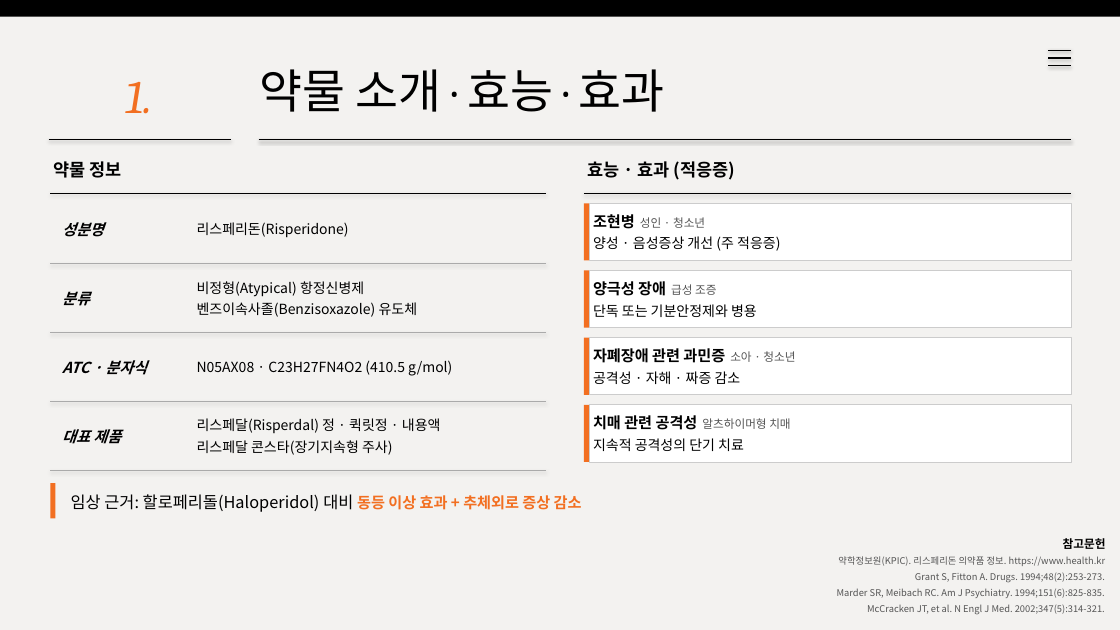
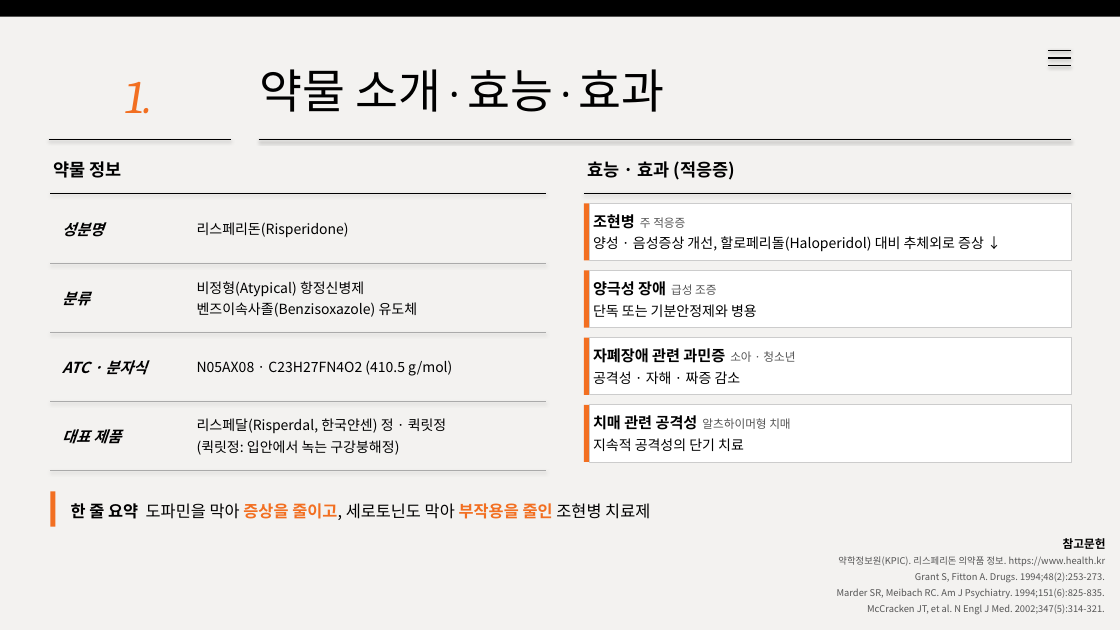
Before and after one commit to wlwl991123-prog/webtoon-app, a slide deck: slide 3 of risperidone.pptx. Drawn at 1120x630 pixels with LibreOffice and Linux fonts; fonts in the diff are those of the drawing. Boxes give left, top, right and bottom in pixels: in the first picture for what was removed or moved away, otherwise in the second. Text is boxed around its words. In the diff, an @@ line names an element or a change of style, - is before the commit and + after.

```diff
--- a/risperidone.pptx
+++ b/risperidone.pptx
@@ text in rectangle at <box>593,214,984,252</box>: text changed @@
-조현병 성인 · 청소년
-양성 · 음성증상 개선 (주 적응증)
+조현병 주 적응증
+양성 · 음성증상 개선, 할로페리돌(Haloperidol) 대비 추체외로 증상 ↓
@@ text at <box>197,418,447,455</box>: text changed @@
-리스페달(Risperdal) 정 · 퀵릿정 · 내용액
-리스페달 콘스타(장기지속형 주사)
+리스페달(Risperdal, 한국얀센) 정 · 퀵릿정
+(퀵릿정: 입안에서 녹는 구강붕해정)
@@ rectangle: place and size @@
-rectangle at <box>50,483,55,518</box>
+rectangle at <box>50,492,55,527</box>
@@ text at <box>71,500,650,522</box>: text changed @@
-임상 근거: 할로페리돌(Haloperidol) 대비 동등 이상 효과 + 추체외로 증상 감소
+한 줄 요약 도파민을 막아 증상을 줄이고, 세로토닌도 막아 부작용을 줄인 조현병 치료제
```
Also in this commit, not shown: 6 other slides changed.
